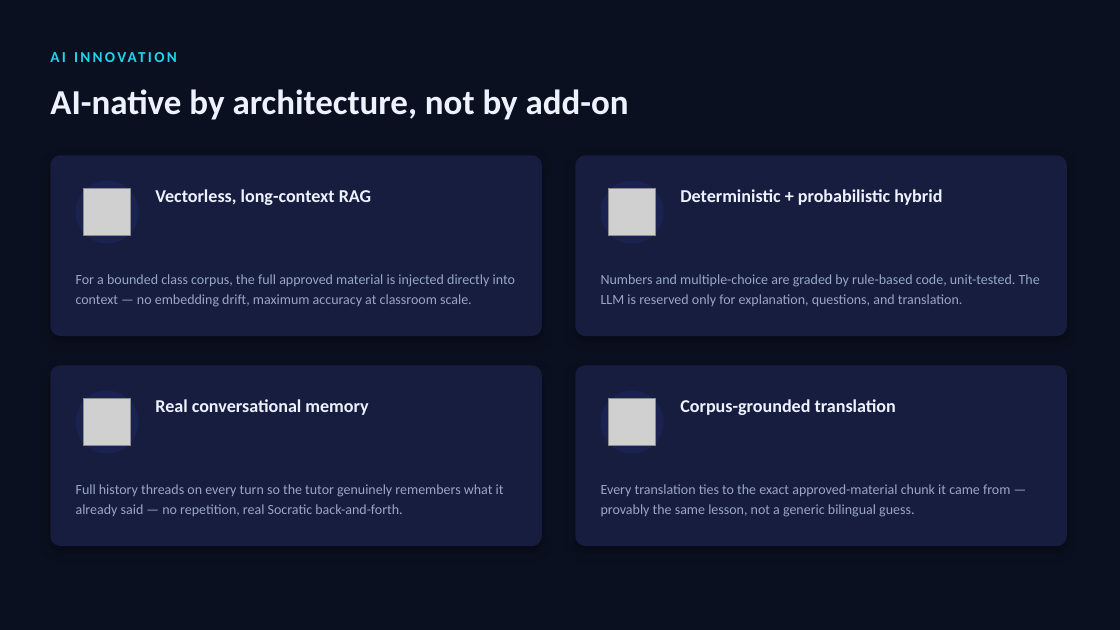
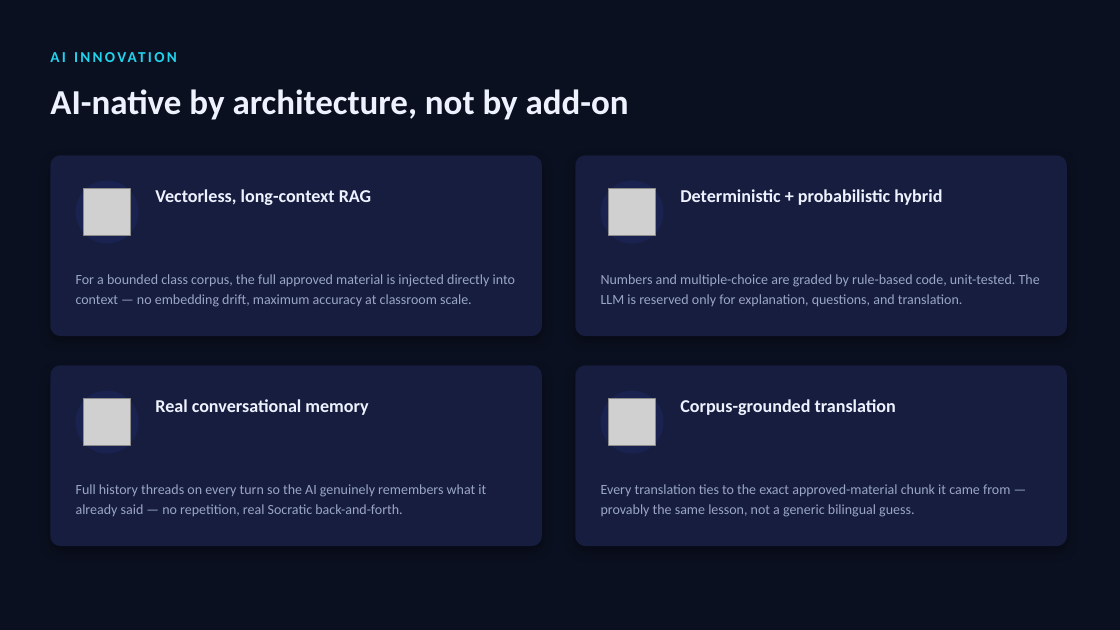
Before and after one commit to usermanoj/ESLTech, a slide deck: slide 5 of docs/Verity-AI-Pitch-Deck.pptx. Drawn at 1120x630 pixels with LibreOffice and Linux fonts; fonts in the diff are those of the drawing; grey boxes stand for pictures. Boxes give left, top, right and bottom in pixels: in the first picture for what was removed or moved away, otherwise in the second. Text is boxed around its words. In the diff, an @@ line names an element or a change of style, - is before the commit and + after.

```diff
--- a/docs/Verity-AI-Pitch-Deck.pptx
+++ b/docs/Verity-AI-Pitch-Deck.pptx
@@ text at <box>76,484,486,516</box>: text changed @@
-Full history threads on every turn so the tutor genuinely remembers what it already said — no repetition, real Socratic back-and-forth.
+Full history threads on every turn so the AI genuinely remembers what it already said — no repetition, real Socratic back-and-forth.
```
Also in this commit, not shown: 2 other slides changed, 9 other files.
